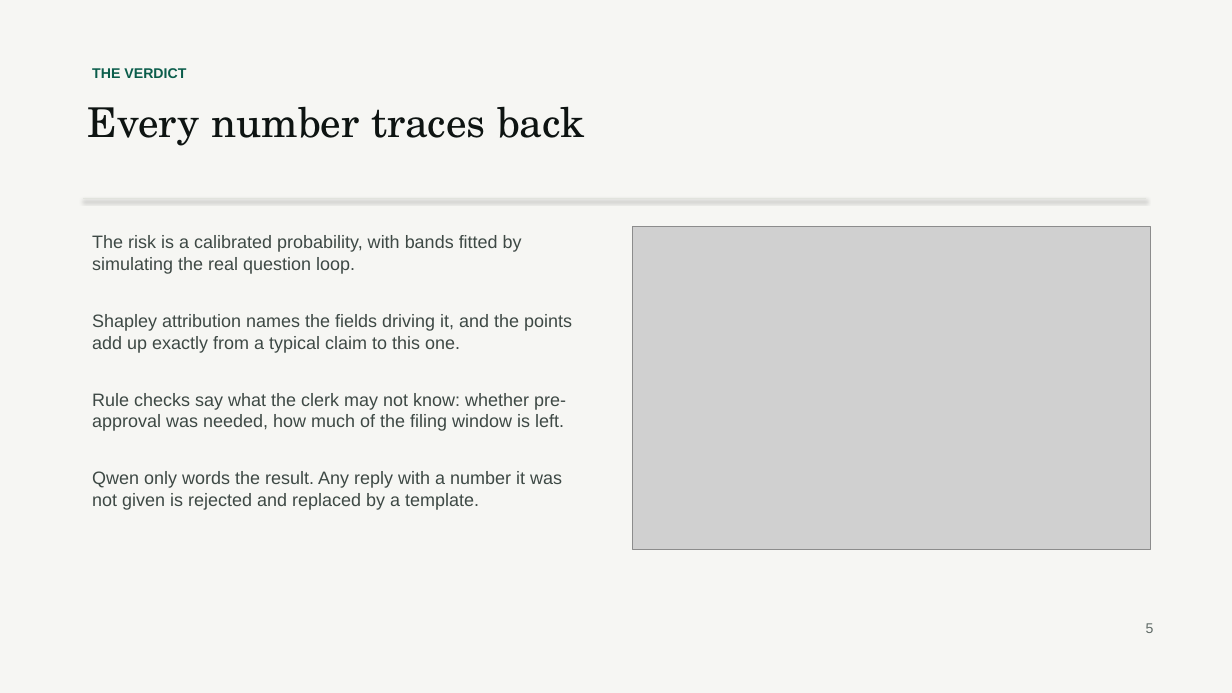
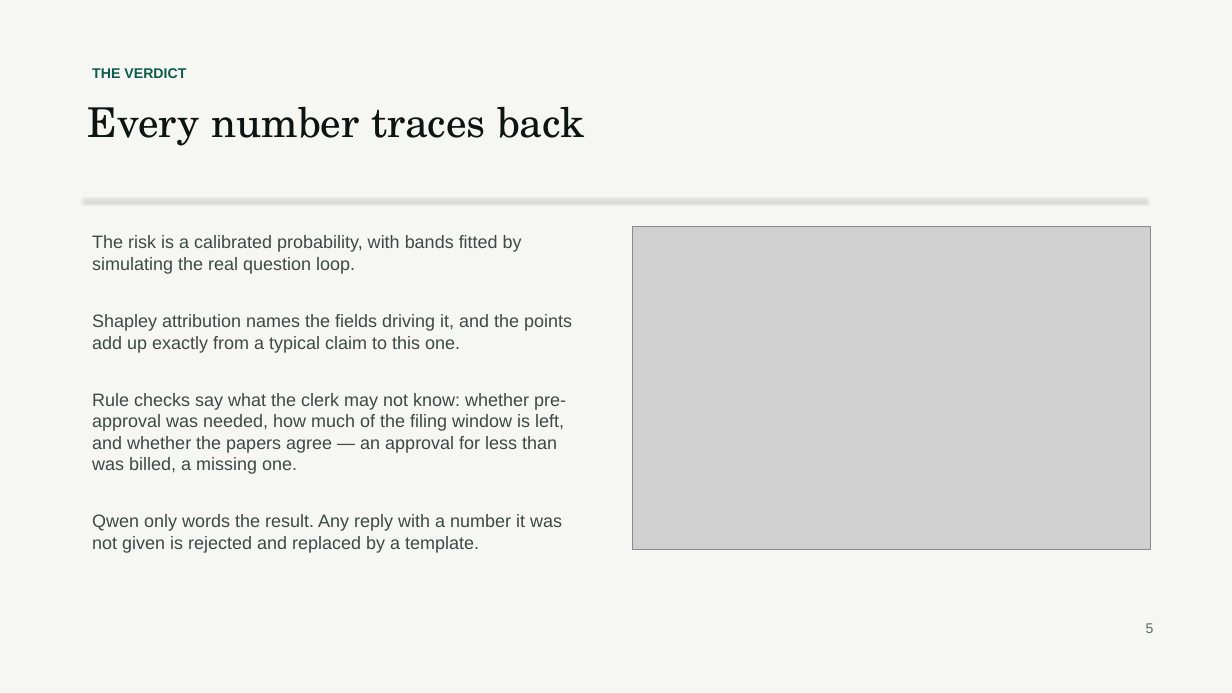
Before and after one commit to mirza-ahsan/tasdeeq-e-bima, a slide deck: slide 5 of docs/deck.pptx. Drawn at 1232x693 pixels with LibreOffice and Linux fonts; fonts in the diff are those of the drawing; grey boxes stand for pictures. Boxes give left, top, right and bottom in pixels: in the first picture for what was removed or moved away, otherwise in the second. Text is boxed around its words. In the diff, an @@ line names an element or a change of style, - is before the commit and + after.

```diff
--- a/docs/deck.pptx
+++ b/docs/deck.pptx
@@ text at [92,393,566,474]: text changed @@
-Rule checks say what the clerk may not know: whether pre-approval was needed, how much of the filing window is left.
+Rule checks say what the clerk may not know: whether pre-approval was needed, how much of the filing window is left, and whether the papers agree — an approval for less than was billed, a missing one.
```
Also in this commit, not shown: 1 other slide changed, 12 other files.
